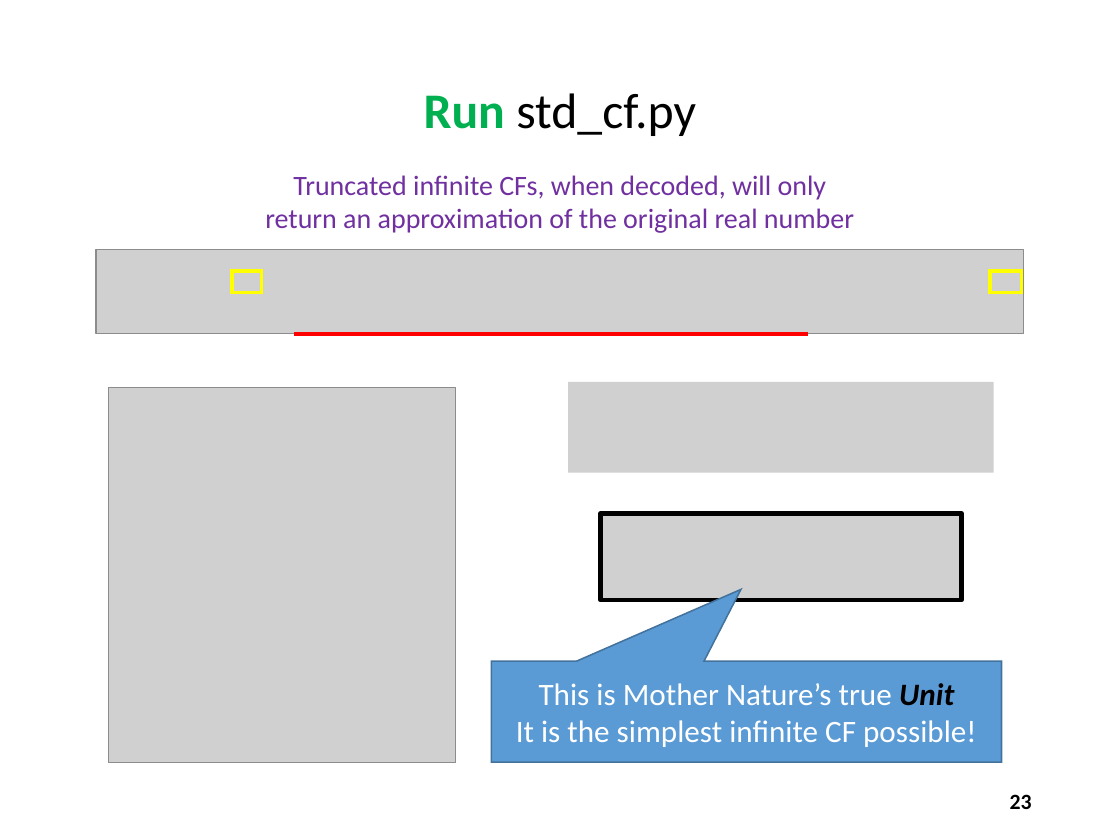
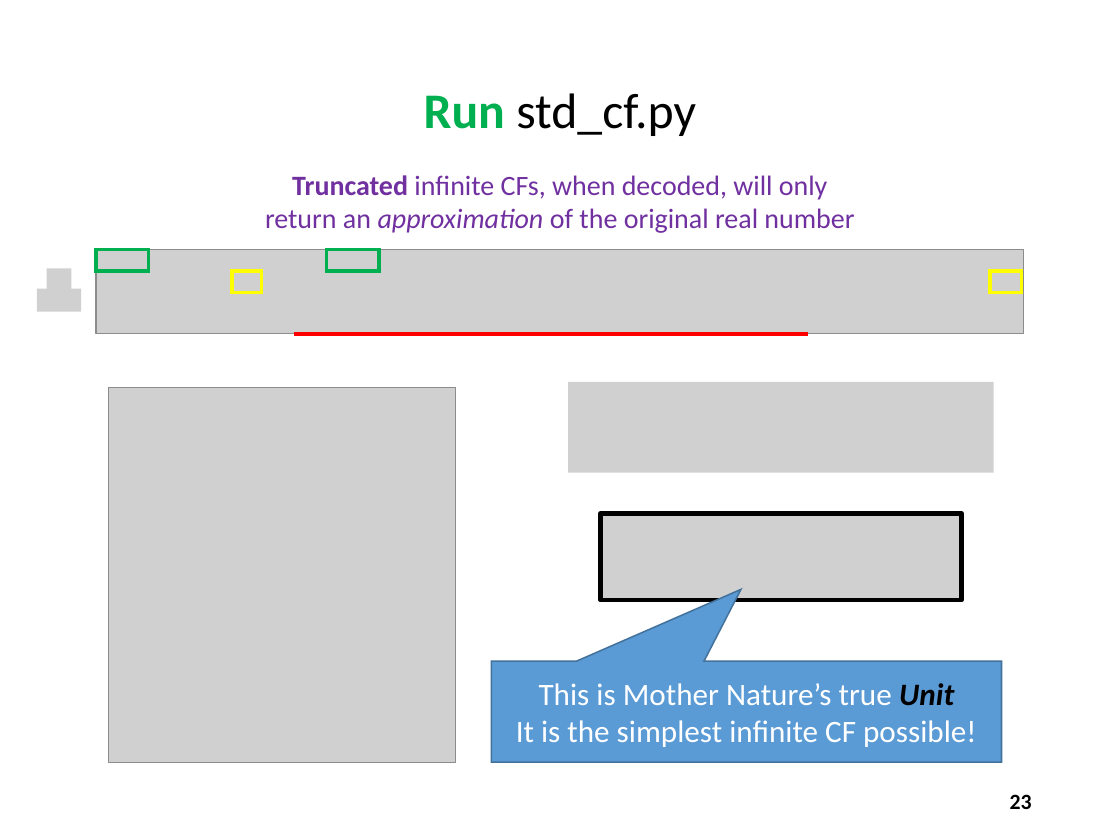
Before and after one commit to dbiersach/scicomp101, a slide deck: slide 23 of Session 19 - Continued Fractions/Session 19 - Continued Fractions.pptx. Drawn at 1120x840 pixels with LibreOffice and Linux fonts; fonts in the diff are those of the drawing; grey boxes stand for pictures; background and template pictures are left out. Boxes give left, top, right and bottom in pixels: in the first picture for what was removed or moved away, otherwise in the second. Text is boxed around its words. In the diff, an @@ line names an element or a change of style, - is before the commit and + after.

```diff
--- a/Session 19 - Continued Fractions/Session 19 - Continued Fractions.pptx
+++ b/Session 19 - Continued Fractions/Session 19 - Continued Fractions.pptx
@@ text "Truncated infinite CFs, when decoded, ..." at <box>265,175,854,233</box>: bold on in "Truncated"; italic on in "approximation" @@
@@ picture added at <box>47,269,72,292</box> @@
@@ rectangle added at <box>96,250,149,271</box>, outline #00B050 2.25 pt @@
@@ rectangle added at <box>326,250,379,271</box>, outline #00B050 2.25 pt @@
@@ picture added at <box>37,289,81,312</box> @@
```
Also in this commit, not shown: 2 other slides changed, 1 slide added, 2 other files.
